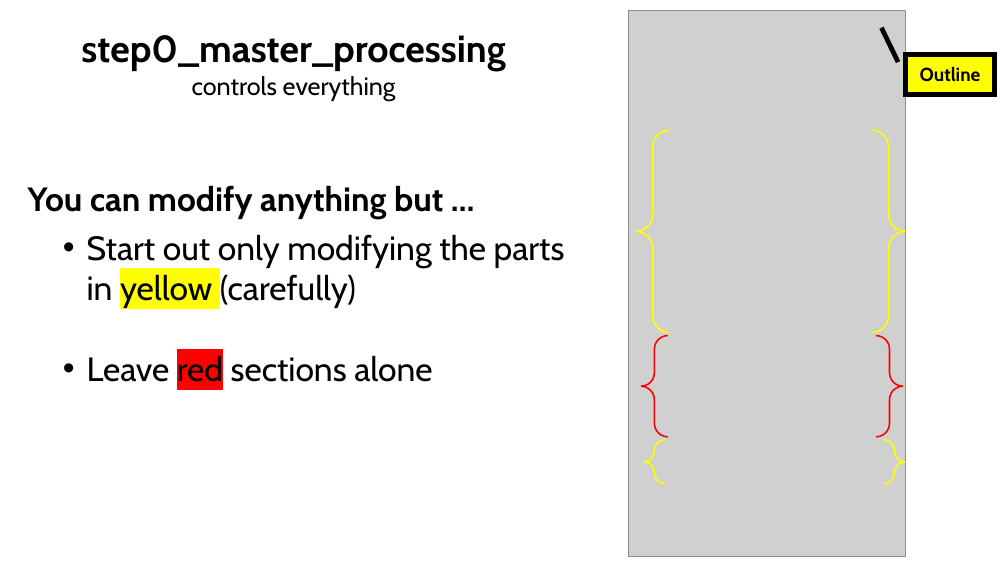
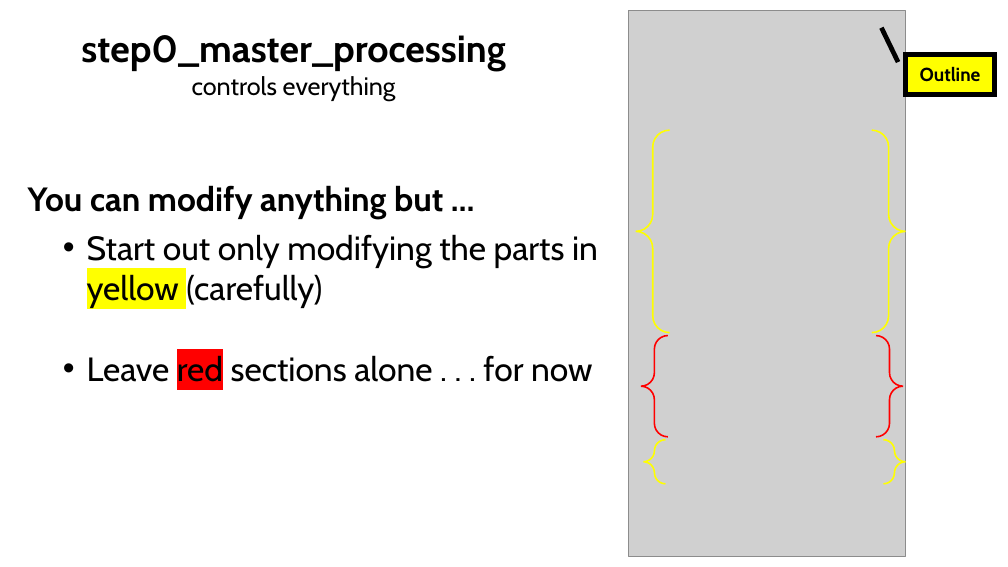
Before and after one commit to LivestockVeterinaryResources/DairyHealthDataProcessing, a slide deck: slide 2 of resources/DataProcessingDocumentation.pptx. Drawn at 1008x567 pixels with LibreOffice and Linux fonts; fonts in the diff are those of the drawing; grey boxes stand for pictures. Boxes give left, top, right and bottom in pixels: in the first picture for what was removed or moved away, otherwise in the second. Text is boxed around its words. In the diff, an @@ line names an element or a change of style, - is before the commit and + after.

```diff
--- a/resources/DataProcessingDocumentation.pptx
+++ b/resources/DataProcessingDocumentation.pptx
@@ text at box(87, 355, 592, 382): text changed @@
-• Leave red sections alone
+• Leave red sections alone . . . for now
```
Also in this commit, not shown: 1 other file.
